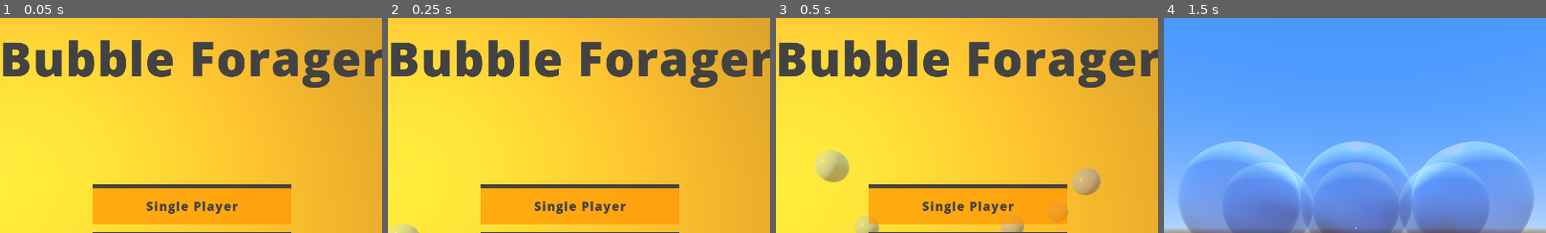
Above: before the commit, frames 1-4 (left to right).
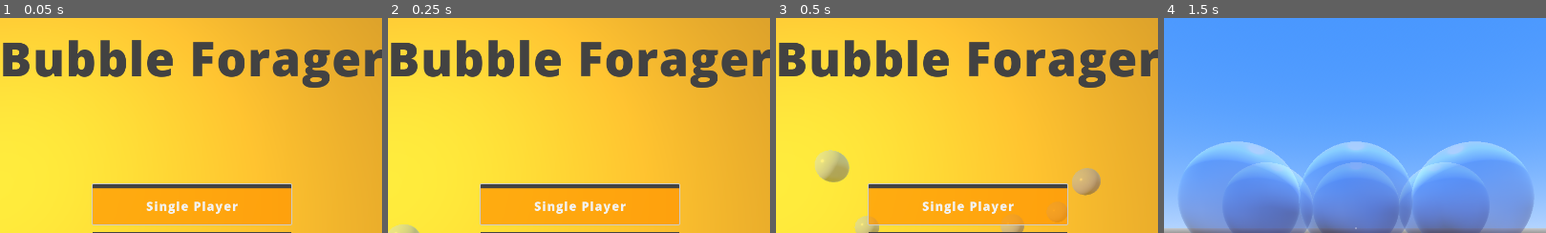
Above: after the commit, the same moments.

Repository: ericsnekbytes/GGJ-2025-Bubble-Forager
Game: Godot game, scene res://main/main.tscn
Two runs of this game, one before a commit and one after it. Both use one fixed random seed, a clock stepped at 60 frames per second and the inputs below.
Inputs:
- Up to frame 1 (0.05 s): no input
- Up to frame 2 (0.25 s): no input
- Up to frame 3 (0.5 s): no input
- Up to frame 4 (1.5 s): click "Single Player" at 0.5 s; tap Enter (ui_accept) at 1.25, 1.35 s
The pictures show only the part of the screen within x 25-75%, y 1-51%; the shares and areas given below are measured in that part.

The runs differ from the first frame. In frame 1, 1.2% of the frame differs, in the area x 24-77%, y 76-97%; in frame 2, 1.2%; in frame 3, 1.2%; in frame 4, nothing differs.

Commit message:
Add controller/focus handling to main menu, fix input handling bugs.

Diff:
--- a/levels/bubble_hunt.gd
+++ b/levels/bubble_hunt.gd
@@ -55,13 +55,19 @@
 	$EndGameBanner/BannerTimer.start()
 
 
+func end_game():
+	InputHandler.clear_tracked_players()
+	$HBoxContainer.queue_free()
+	request_scene.emit('MAIN_MENU', null)
+
+
 func _on_banner_timer_timeout():
-	request_scene.emit('MAIN_MENU', null)
+	end_game()
 
 
 func _input(event):
 	if event.is_action('escape'):
-		request_scene.emit('MAIN_MENU', null)
+		end_game()
 
 
 # Called every frame. 'delta' is the elapsed time since the previous frame.
--- a/main/input_handler.gd
+++ b/main/input_handler.gd
@@ -20,6 +20,10 @@
 func remove_player(player_id):
 	if player_id in tracked_players:
 		tracked_players.erase(player_id)
+
+
+func clear_tracked_players():
+	tracked_players.clear()
 
 
 func poll_for_devices():
--- a/main/main_menu.gd
+++ b/main/main_menu.gd
@@ -5,7 +5,7 @@
 
 # Called when the node enters the scene tree for the first time.
 func _ready():
-	pass # Replace with function body.
+	$MarginContainer/VBoxContainer/SinglePlayerBtn.grab_focus()
 
 
 # Called every frame. 'delta' is the elapsed time since the previous frame.
@@ -19,3 +19,9 @@
 
 func _on_two_player_btn_pressed():
 	request_scene.emit('GAME', 2)
+
+
+func _input(event):
+	if event.is_action('ui_accept'):
+		print('Mainmenu accept')
+		get_viewport().gui_get_focus_owner().pressed.emit()
--- a/main/main_menu.tscn
+++ b/main/main_menu.tscn
@@ -125,6 +125,7 @@
 [node name="SinglePlayerBtn" type="Button" parent="MarginContainer/VBoxContainer"]
 custom_minimum_size = Vector2(400, 80)
 layout_mode = 2
+focus_neighbor_bottom = NodePath("../TwoPlayerBtn")
 theme_override_colors/font_color = Color(0.258824, 0.258824, 0.258824, 1)
 theme_override_fonts/font = SubResource("FontVariation_oh0ky")
 theme_override_font_sizes/font_size = 24
@@ -134,6 +135,7 @@
 [node name="TwoPlayerBtn" type="Button" parent="MarginContainer/VBoxContainer"]
 custom_minimum_size = Vector2(400, 80)
 layout_mode = 2
+focus_neighbor_top = NodePath("../SinglePlayerBtn")
 theme_override_colors/font_color = Color(0.258824, 0.258824, 0.258824, 1)
 theme_override_fonts/font = SubResource("FontVariation_oh0ky")
 theme_override_font_sizes/font_size = 24
--- a/project.godot
+++ b/project.godot
@@ -34,6 +34,14 @@
 
 [input]
 
+ui_accept={
+"deadzone": 0.5,
+"events": [Object(InputEventKey,"resource_local_to_scene":false,"resource_name":"","device":0,"window_id":0,"alt_pressed":false,"shift_pressed":false,"ctrl_pressed":false,"meta_pressed":false,"pressed":false,"keycode":4194309,"physical_keycode":0,"key_label":0,"unicode":0,"location":0,"echo":false,"script":null)
+, Object(InputEventKey,"resource_local_to_scene":false,"resource_name":"","device":0,"window_id":0,"alt_pressed":false,"shift_pressed":false,"ctrl_pressed":false,"meta_pressed":false,"pressed":false,"keycode":4194310,"physical_keycode":0,"key_label":0,"unicode":0,"location":0,"echo":false,"script":null)
+, Object(InputEventKey,"resource_local_to_scene":false,"resource_name":"","device":0,"window_id":0,"alt_pressed":false,"shift_pressed":false,"ctrl_pressed":false,"meta_pressed":false,"pressed":false,"keycode":32,"physical_keycode":0,"key_label":0,"unicode":32,"location":0,"echo":false,"script":null)
+, Object(InputEventJoypadButton,"resource_local_to_scene":false,"resource_name":"","device":-1,"button_index":0,"pressure":0.0,"pressed":false,"script":null)
+]
+}
 forward={
 "deadzone": 0.5,
 "events": [Object(InputEventJoypadMotion,"resource_local_to_scene":false,"resource_name":"","device":-1,"axis":1,"axis_value":-1.0,"script":null)
